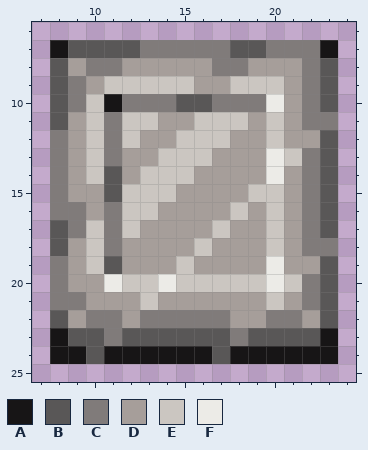
Pixel-art sprite, stored at Resources/Textures/Objects/Materials/Sheets/metal.rsi/plasteel.png. The first picture shows the starting point.
The file is 32x32 pixels. Shown: x 7..24, y 6..25.
Palette (. is transparent): A #171516  B #595757  C #807b7a  D #a69e9a  E #cbc6c1  F #ecebe7
Pixels before, first column x 8:
 7 ABBBBCCCCCBBCCCA
 8 BDCCDDDDDCCDDDCB
 9 BCDEEEEEDDEEEDCB
10 BCEACCCBBCCCFDCB
11 BDECEEDDEEEDEDCC
12 CDECEDDEEEDDEDDB
13 CDECDDEEEDDDFECB
14 CDEBDEEEDDDDFDCB
15 CDDBEEEDDDDEEDCB
16 CCDCEEDDDDEDEDCB
17 BCECEDDDDEDDEDCB
18 BDECDDDDEDDDEDCC
19 CDEBDDDEDDDDFDDB
20 CDDFEEFEEEEEFECB
21 CCDDDEDDDDDDEDCB
22 BDCCDCCCCCDDCCDB
23 ABBCBBBBBBCBBBBA
24 AABAAAAAABAAAAAA
Once edited:
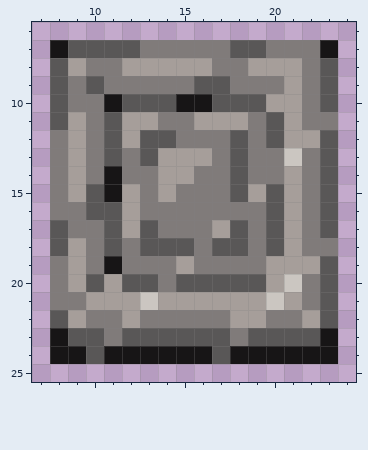
The commit says: Plastel sheet
Edits made:
y 9: x 10..20 DEEEEEDDEEE -> BCCCCCBBCCC
y 10: x 10 E -> C; x 12..20 CCCBBCCCF -> BBBAABBBD
y 11: x 10..20 ECEEDDEEEDE -> CBDDCCDDDCB
y 12: x 10..20 ECEDDEEEDDE -> CBDBBCCCBCB
y 13: x 10..20 ECDDEEEDDDF -> CBCBDDDCBCC
y 14: x 10..20 EBDEEEDDDDF -> CACCDDCCBCC
y 15: x 10..20 DBEEEDDDDEE -> BADCDCCCBDB
y 16: x 10..20 DCEEDDDDEDE -> BBDCCCCCCCB
y 17: x 10..20 ECEDDDDEDDE -> CBDBCCCDBCB
y 18: x 10..20 ECDDDDEDDDE -> CBCBBBCBBCB
y 19: x 10..20 EBDDDEDDDDF -> CACCCDCCCCD
y 20: x 10..20 DFEEFEEEEEF -> BDBBCBBBBBD
